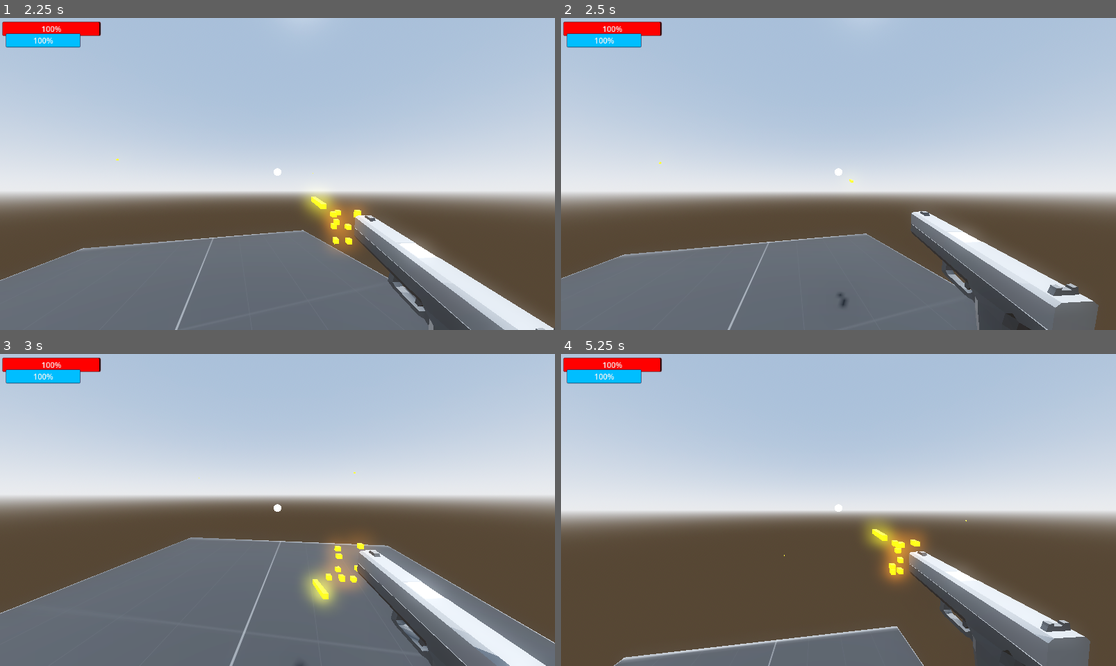
Above: before the commit, frames 1-4 (two rows, left to right).
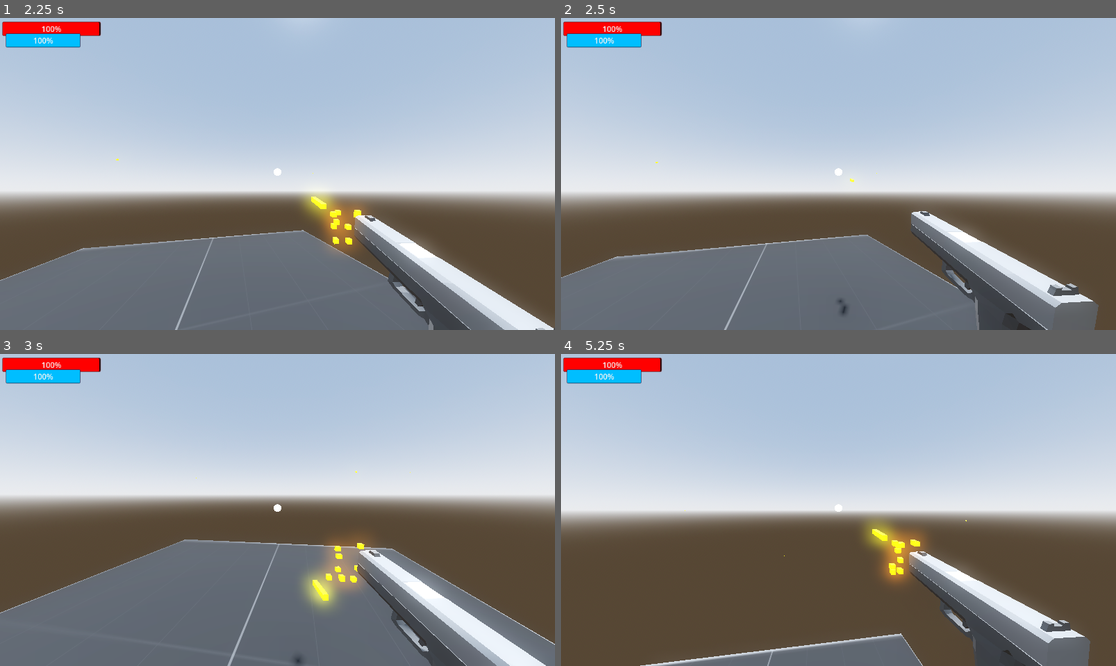
Above: after the commit, the same moments.

Repository: OliverSkogsrud/shooter
Game: Godot game, scene res://Scenes/world.tscn
Same seed, same stepped clock (60 frames per second), same inputs: the game is played once before the commit and once after it.
Inputs (mouse positions are in pixels of both pictures, inside the frame that each line leads up to):
- Up to frame 1 (2.25 s): tap Enter (ui_accept) at 0.5, 0.77, 1.52 s; move the mouse to (305, 174) at 0.52 s; tap A (a) at 0.6 s; click (305, 174) at 0.67 s; tap D (d) at 0.8, 1.35 s; move the mouse to (249, 174) at 1.27 s; click (249, 174) at 1.42 s; tap S (s) at 1.55, 2.1 s; move the mouse to (288, 167) at 2.02 s; click (288, 167) at 2.17 s
- Up to frame 2 (2.5 s): tap Ctrl (slide) at 2.3 s
- Up to frame 3 (3 s): move the mouse to (271, 516) at 2.77 s; tap Ctrl (slide) at 2.85 s; click (271, 516) at 2.92 s
- Up to frame 4 (5.25 s): tap Enter (ui_accept) at 3.02, 3.77, 4.52 s; tap W (w) at 3.05, 3.6 s; move the mouse to (877, 513) at 3.52 s; click (877, 513) at 3.67 s; tap A (a) at 3.8, 4.35 s; move the mouse to (794, 506) at 4.27 s; click (794, 506) at 4.42 s; tap D (d) at 4.55, 5.1 s; move the mouse to (844, 510) at 5.02 s; click (844, 510) at 5.17 s

Frame 1 is identical in both runs. In frame 2, 0.8% of the frame differs, in the area x 0-75%, y 46-100%; in frame 3, 1.1%; in frame 4, 2.0%, in the area x 9-89%, y 50-100%.

Commit message:
slopes stille buggy but small bug fix

Diff:
--- a/scripts/player.gd
+++ b/scripts/player.gd
@@ -262,4 +262,4 @@
 		velocity = look_dir * slide_speed
 		print(slide_speed)
 
-		await get_tree().create_timer(0.01).timeout
+		await get_tree().create_timer(.1).timeout
